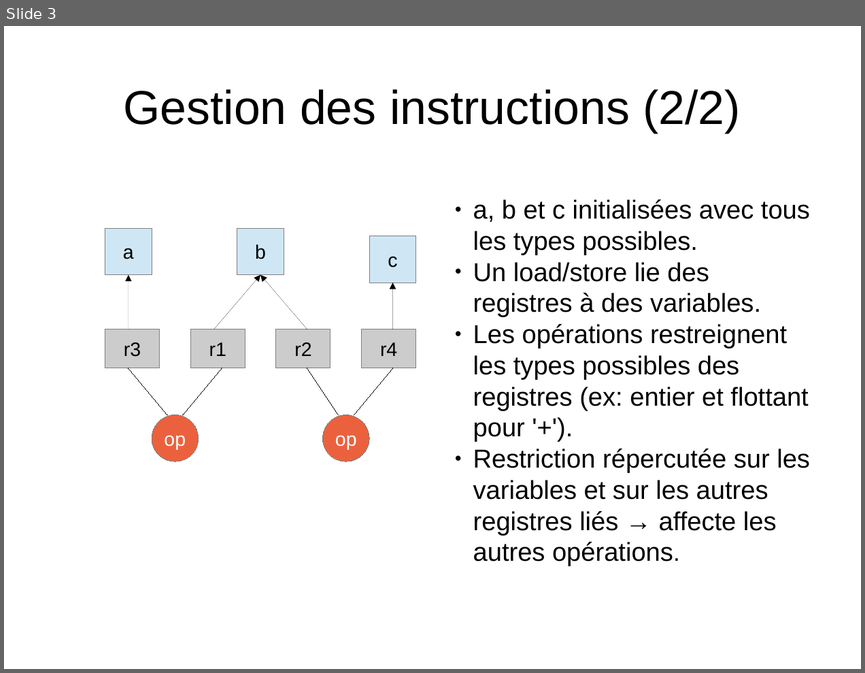
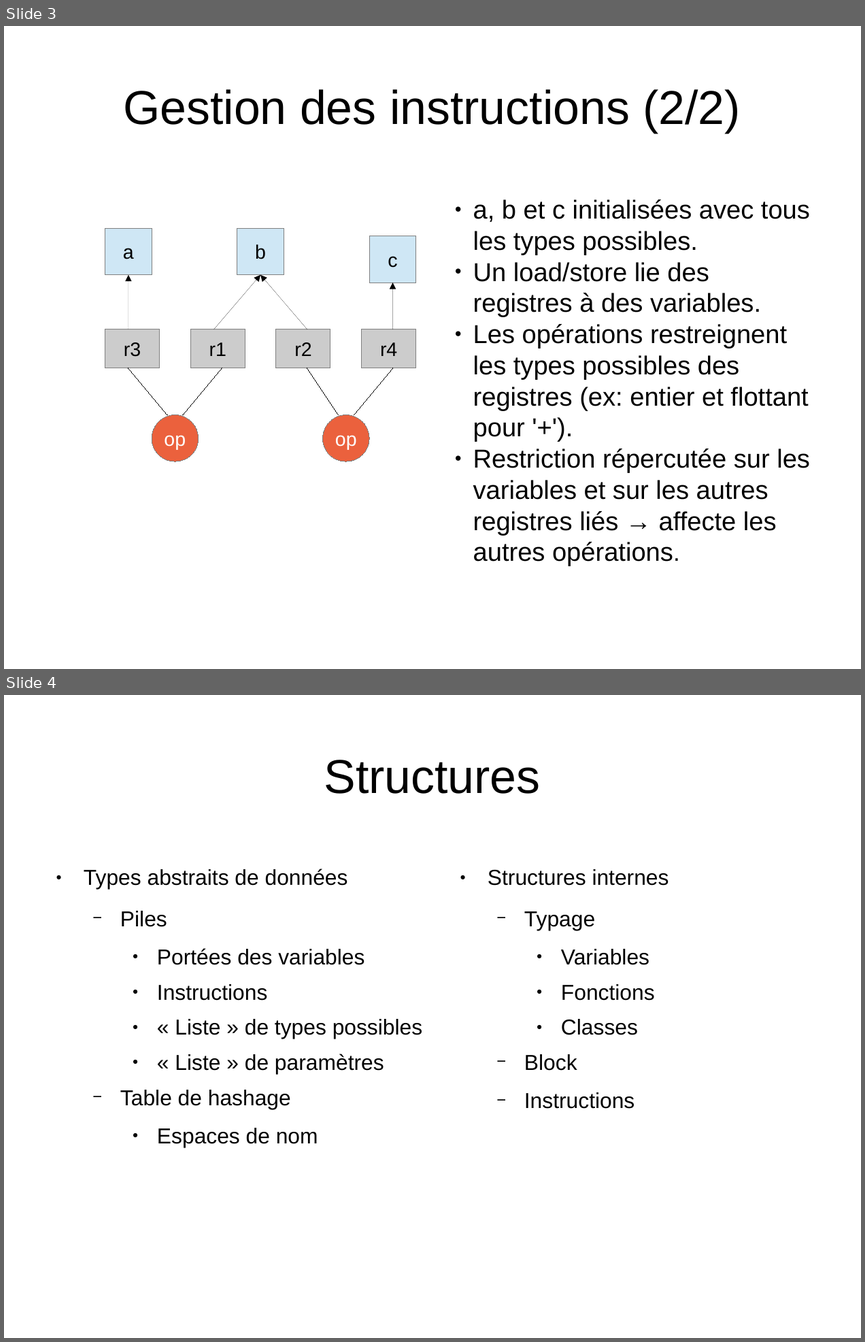
Before and after one commit to uOptim/rubic-enseirb, a slide deck: rapport/soutenance.odp. Shown one above the other, each under a label of ours: slide 3 before the commit, slides 3 and 4 after it. The pictures are 865x673 and 865x1342 pixels, drawn with LibreOffice and Linux fonts; fonts in the diff are those of the drawing. Boxes give left, top, right and bottom in pixels: in the first picture for what was removed or moved away, otherwise in the second. Text is boxed around its words. In the diff, an @@ line names an element or a change of style, - is before the commit and + after.

```diff
--- a/rapport/soutenance.odp
+++ b/rapport/soutenance.odp
@@ slide 4 added at <box>4,695,861,1338</box>, background #FFFFFF @@
@@ title added at <box>324,760,541,794</box>, 44 pt, text #000000 @@
+Structures
@@ text added at <box>84,868,422,1147</box>, 20 pt, text #000000 @@
+● Types abstraits de données
+  − Piles
+    ● Portées des variables
+    ● Instructions
+    ● « Liste » de types possibles
+    ● « Liste » de paramètres
+  − Table de hashage
+    ● Espaces de nom
@@ text added at <box>487,869,669,1108</box>, 20 pt, text #000000 @@
+● Structures internes
+  − Typage
+    ● Variables
+    ● Fonctions
+    ● Classes
+  − Block
+  − Instructions
```
Also in this commit, not shown: 1 slide changed, 2 other slides added.
